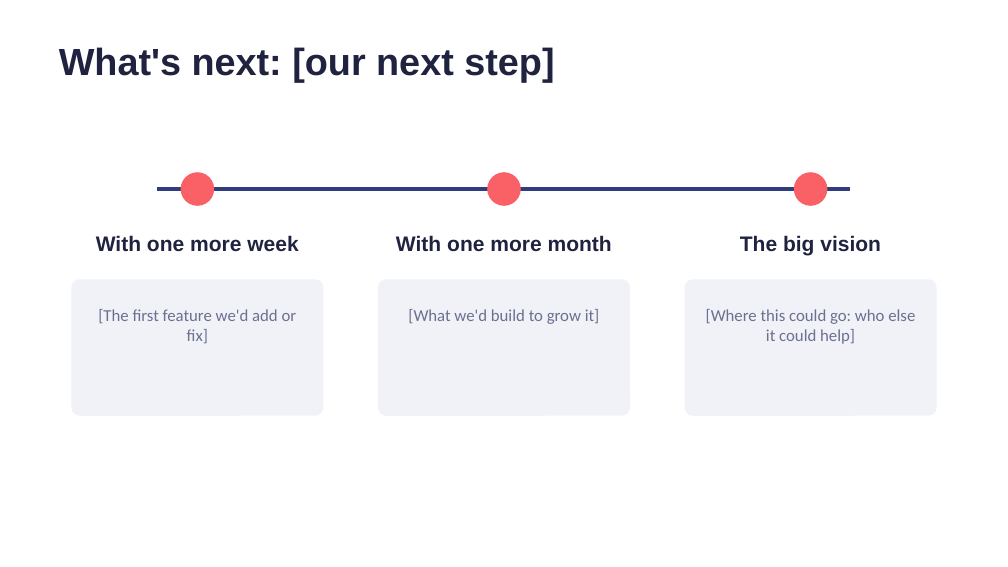
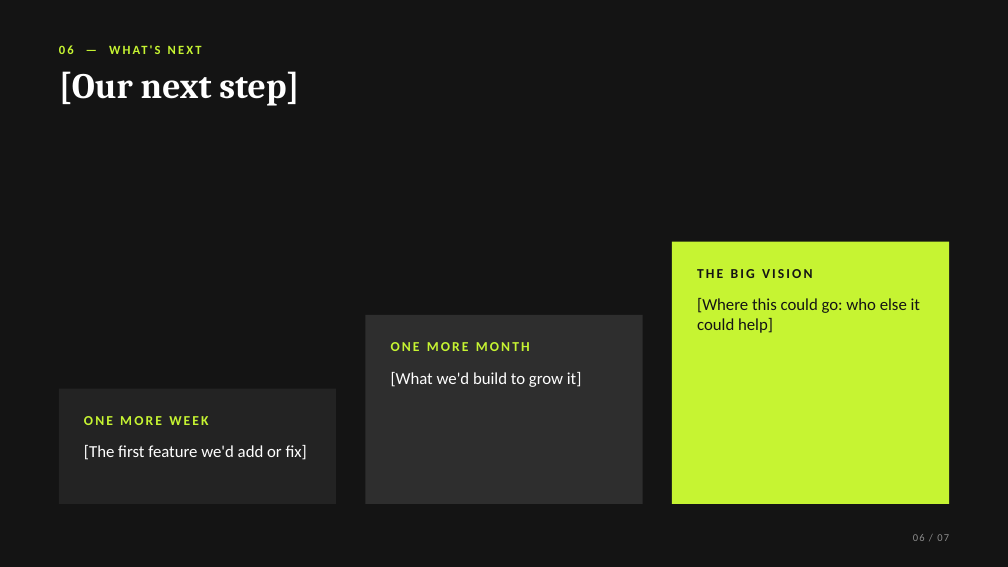
Before and after one commit to OP793/Table7, a slide deck: slide 6 of presentation/Table7-pitch-deck.pptx. Drawn at 1008x567 pixels with LibreOffice and Linux fonts; fonts in the diff are those of the drawing. Boxes give left, top, right and bottom in pixels: in the first picture for what was removed or moved away, otherwise in the second. Text is boxed around its words. In the diff, an @@ line names an element or a change of style, - is before the commit and + after.

```diff
--- a/presentation/Table7-pitch-deck.pptx
+++ b/presentation/Table7-pitch-deck.pptx
@@ background #FFFFFF to #141414 @@
@@ text added at box(155, 45, 161, 54), 12 pt, text #C6F432, bold @@
+06 — WHAT'S NEXT
@@ title at box(59, 71, 299, 106): text changed; size 36 to 34 pt; font Arial to Cambria; text colour #1F2340 to #FFFFFF @@
-What's next: [our next step]
+[Our next step]
@@ title "[Our next step]" at box(59, 71, 299, 106): vertical alignment middle to top @@
@@ ellipse removed at box(181, 172, 214, 206) @@
@@ ellipse removed at box(487, 172, 520, 206) @@
@@ ellipse removed at box(794, 172, 827, 206) @@
@@ line removed from (157, 189) to (851, 189) @@
@@ rectangle added at box(672, 241, 950, 504), fill #C6F432 @@
@@ text at box(697, 269, 812, 278): text changed; size 20 to 13 pt; font Arial to Calibri; text colour #1F2340 to #141414 @@
-The big vision
+THE BIG VISION
@@ rounded rectangle removed at box(71, 279, 323, 416) @@
@@ rounded rectangle removed at box(378, 279, 630, 416) @@
@@ rounded rectangle removed at box(685, 279, 937, 416) @@
@@ text "[Where this could go: who ...": place and size @@
-text "[Where this could go: who ..." at box(706, 309, 915, 344)
+text "[Where this could go: who ..." at box(697, 298, 920, 333)
@@ text "[Where this could go: who ..." at box(697, 298, 920, 333): text colour #6B7090 to #141414; alignment centre to left @@
@@ rectangle added at box(365, 315, 643, 504), fill #2E2E2E @@
@@ text at box(391, 342, 530, 351): text changed; size 20 to 13 pt; font Arial to Calibri; text colour #1F2340 to #C6F432 @@
-With one more month
+ONE MORE MONTH
@@ rectangle added at box(59, 389, 337, 504), fill #232323 @@
@@ text "[What we'd build to grow ..." at box(391, 372, 582, 387): text colour #6B7090 to #FFFFFF; alignment centre to left @@
@@ text "[What we'd build to grow ...": place and size @@
-text "[What we'd build to grow ..." at box(408, 309, 600, 324)
+text "[What we'd build to grow ..." at box(391, 372, 582, 387)
@@ text at box(84, 416, 208, 425): text changed; size 20 to 13 pt; font Arial to Calibri; text colour #1F2340 to #C6F432 @@
-With one more week
+ONE MORE WEEK
@@ text "[The first feature we'd add ...": place and size @@
-text "[The first feature we'd add ..." at box(98, 309, 297, 343)
+text "[The first feature we'd add ..." at box(84, 445, 307, 460)
@@ text "[The first feature we'd add ..." at box(84, 445, 307, 460): text colour #6B7090 to #FFFFFF; alignment centre to left @@
@@ text added at box(913, 534, 949, 541), 10 pt, text #8C8C8C @@
+06 / 07
```
Also in this commit, not shown: 4 other slides changed, 2 slides added, 2 slides removed.
